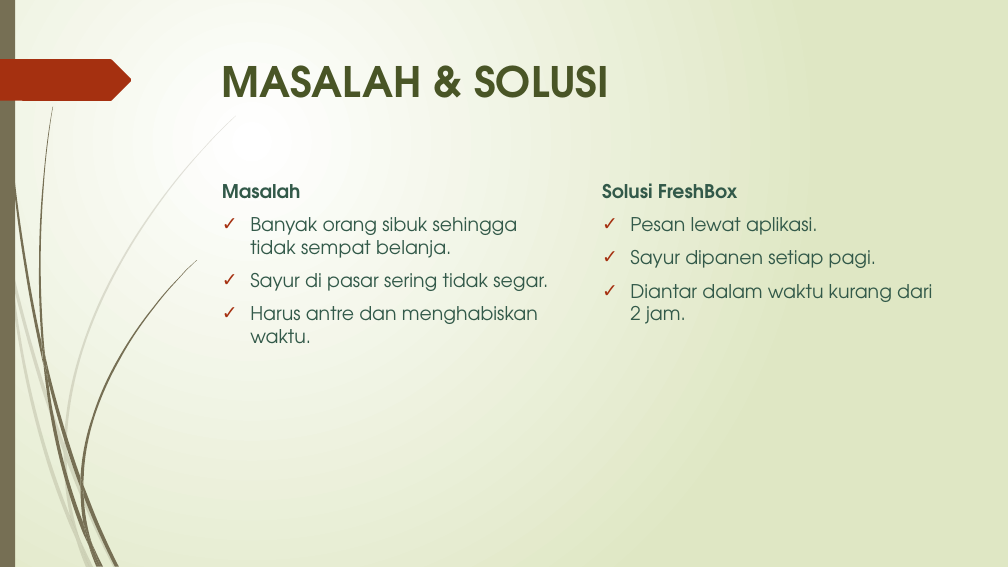
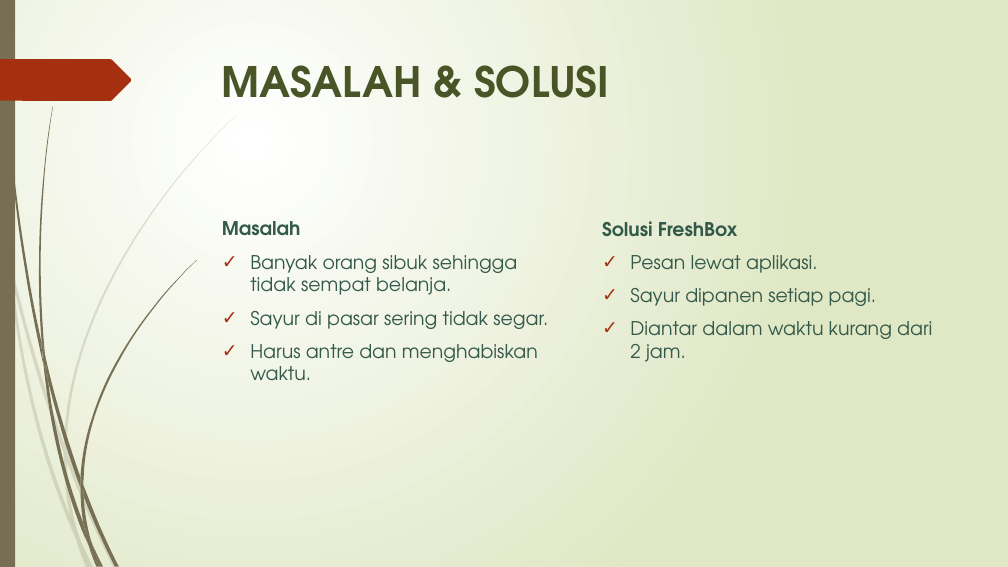
Before and after one commit to onysu/kursus, a slide deck: slide 2 of assets/files/Business-Pitch-Deck-7-Slide.pptx. Drawn at 1008x567 pixels with LibreOffice and Linux fonts; fonts in the diff are those of the drawing. Boxes give left, top, right and bottom in pixels: in the first picture for what was removed or moved away, otherwise in the second. Text is boxed around its words. In the diff, an @@ line names an element or a change of style, - is before the commit and + after.

```diff
--- a/assets/files/Business-Pitch-Deck-7-Slide.pptx
+++ b/assets/files/Business-Pitch-Deck-7-Slide.pptx
@@ text "Masalah": place and size @@
-text "Masalah" at <box>222,184,548,343</box>
+text "Masalah" at <box>222,221,548,380</box>
@@ text "Solusi FreshBox": place and size @@
-text "Solusi FreshBox" at <box>602,183,932,324</box>
+text "Solusi FreshBox" at <box>602,221,932,362</box>
```
Also in this commit, not shown: 2 other slides changed, 7 other files.
